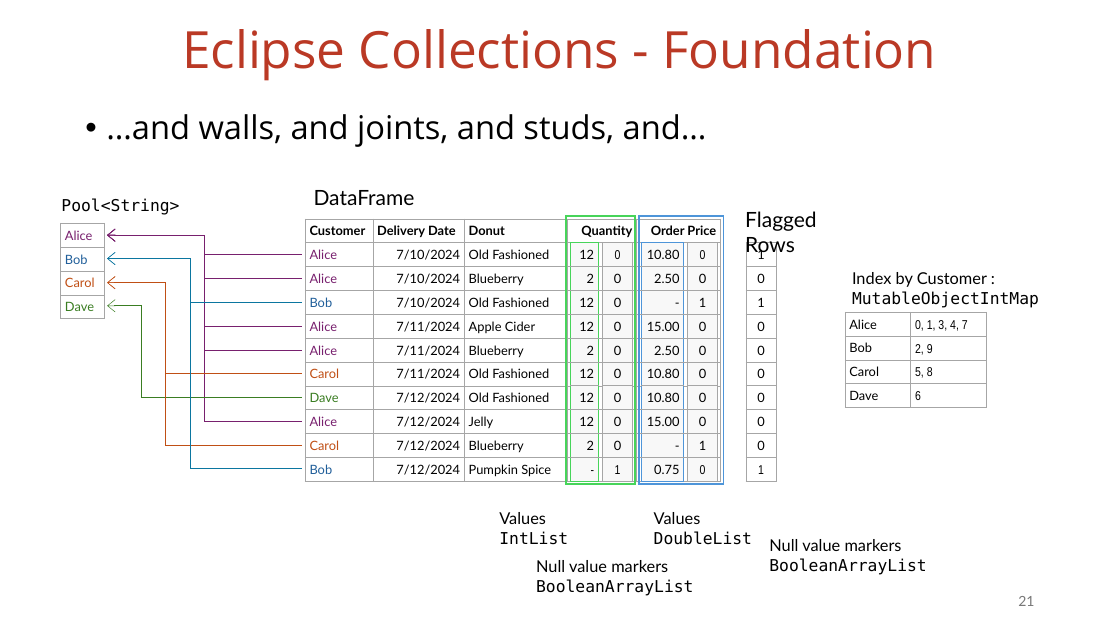
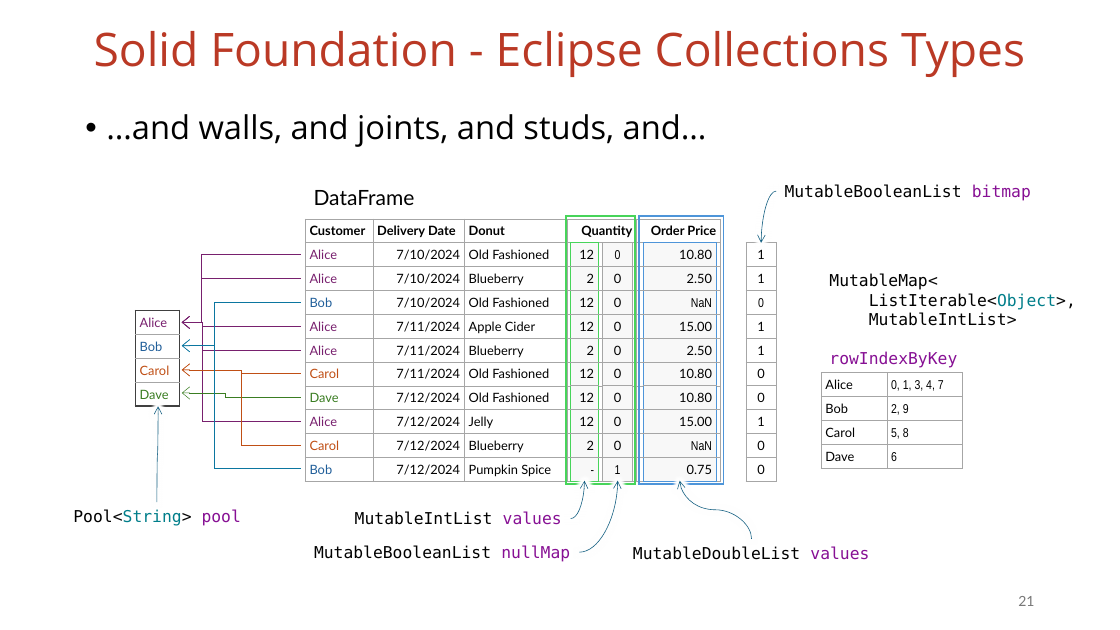
Before and after one commit to vmzakharov/missing-dataframe-talk, a slide deck: slide 21 of presentation/Missing_Dataframe_Long.pptx. Drawn at 1120x630 pixels with LibreOffice and Linux fonts; fonts in the diff are those of the drawing. Boxes give left, top, right and bottom in pixels: in the first picture for what was removed or moved away, otherwise in the second. Text is boxed around its words. In the diff, an @@ line names an element or a change of style, - is before the commit and + after.

```diff
--- a/presentation/Missing_Dataframe_Long.pptx
+++ b/presentation/Missing_Dataframe_Long.pptx
@@ title at (x1=94, y1=31, x2=1025, y2=77): text changed; size 44 to 39.6 pt @@
-Eclipse Collections - Foundation
+Solid Foundation - Eclipse Collections Types
@@ curved arrow added from (776, 191) to (761, 243), #156082 0.5 pt @@
@@ text at (x1=785, y1=184, x2=1031, y2=201): text changed; size 18 to 14 pt; font Lato to DejaVu Sans Mono @@
-Flagged Rows
+MutableBooleanList bitmap
@@ elbow arrow moved from (108, 235) - (302, 255) to (181, 323) - (302, 255) @@
@@ table at (x1=644, y1=243, x2=717, y2=481) @@
-row 3, column 1: -
+row 3, column 1: NaN
-row 9, column 1: -
+row 9, column 1: NaN
@@ table resized from (x1=642, y1=243, x2=684, y2=481) to (x1=644, y1=243, x2=717, y2=481) @@
@@ table removed at (x1=688, y1=243, x2=718, y2=481), 10 rows, 1 columns @@
-0
-0
-1
-0
-0
-0
-0
-0
-1
-0
@@ table at (x1=746, y1=243, x2=776, y2=481) @@
+row 2: 1
+row 3: 0
+row 4: 1
+row 5: 1
+row 6: 0
-row 6: 0
-row 7: 0
-row 8: 0
-row 9: 0
-row 10: 1
@@ elbow arrow moved from (108, 235) - (302, 278) to (181, 323) - (302, 278) @@
@@ text at (x1=829, y1=273, x2=1076, y2=368): text changed @@
-Index by Customer :
-MutableObjectIntMap
+MutableMap<
+ListIterable<Object>,
+MutableIntList>
+rowIndexByKey
@@ table at (x1=135, y1=311, x2=180, y2=406) @@
@@ borders changed @@
@@ table moved from (x1=60, y1=223, x2=105, y2=318) to (x1=135, y1=311, x2=180, y2=406) @@
@@ elbow arrow moved from (108, 259) - (302, 302) to (181, 346) - (302, 302) @@
@@ elbow arrow moved from (108, 235) - (302, 421) to (181, 323) - (302, 421) @@
@@ elbow arrow moved from (108, 235) - (302, 350) to (181, 323) - (302, 350) @@
@@ elbow arrow moved from (108, 235) - (302, 326) to (181, 323) - (302, 326) @@
@@ elbow arrow moved from (108, 259) - (302, 469) to (181, 346) - (302, 469) @@
@@ 4 rectangles moved together from (x1=94, y1=226, x2=108, y2=315) to (x1=169, y1=313, x2=182, y2=402) @@
@@ elbow arrow moved from (108, 283) - (302, 445) to (181, 370) - (302, 445) @@
@@ elbow arrow moved from (108, 283) - (302, 374) to (181, 370) - (302, 374) @@
@@ table moved from (x1=845, y1=313, x2=986, y2=408) to (x1=822, y1=373, x2=963, y2=468) @@
@@ curved arrow added from (157, 502) to (158, 407), #156082 0.5 pt @@
@@ elbow arrow moved from (108, 306) - (302, 397) to (181, 393) - (302, 397) @@
@@ text at (x1=73, y1=509, x2=241, y2=526): text changed; text colour #000000 to #007E8A @@
-Pool<String>
+Pool<String> pool
@@ curved arrow added from (571, 518) to (585, 481), #156082 0.5 pt @@
@@ curved arrow added from (580, 552) to (618, 481), #156082 0.5 pt @@
@@ curved arrow added from (752, 539) to (680, 481), #156082 0.5 pt @@
@@ text at (x1=355, y1=511, x2=562, y2=525): text changed @@
-Values
-IntList
+MutableIntList values
@@ text removed at (x1=769, y1=539, x2=926, y2=575) @@
-Null value markers
-BooleanArrayList
@@ text added at (x1=314, y1=545, x2=570, y2=562), 14 pt, text #000000 @@
+MutableBooleanList nullMap
@@ text removed at (x1=536, y1=560, x2=693, y2=596) @@
-Null value markers
-BooleanArrayList
@@ text at (x1=633, y1=546, x2=869, y2=560): text changed @@
-Values
-DoubleList
+MutableDoubleList values
```
Also in this commit, not shown: 1 other slide changed, 1 slide added, 1 other file.
